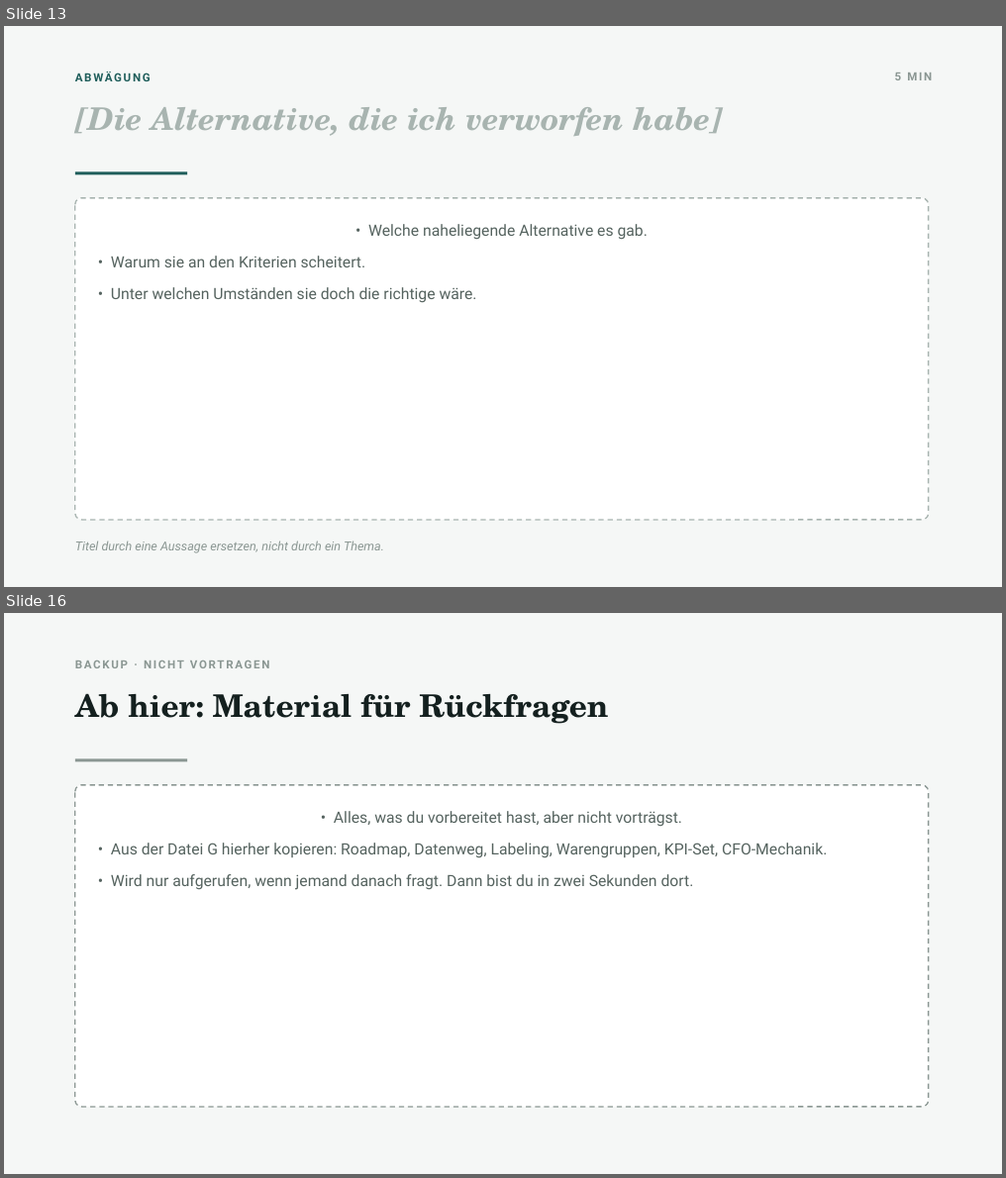
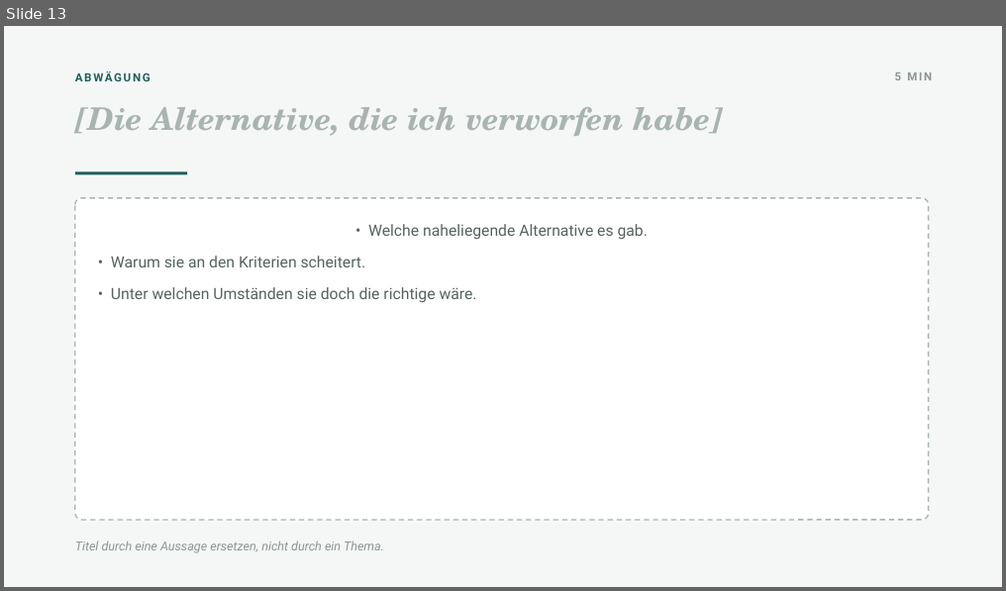
Before and after one commit to eugnmueller-87/PROCUREMENT, a slide deck: templates/case-study-blueprint.pptx. Shown one above the other, each under a label of ours: slides 13 and 16 before the commit, slide 13 after it; the slides between them are not shown. The pictures are 1006x1178 and 1006x591 pixels, drawn with LibreOffice and Linux fonts; fonts in the diff are those of the drawing. Boxes give left, top, right and bottom in pixels: in the first picture for what was removed or moved away, otherwise in the second. Text is boxed around its words. In the diff, an @@ line names an element or a change of style, - is before the commit and + after.

```diff
--- a/templates/case-study-blueprint.pptx
+++ b/templates/case-study-blueprint.pptx
@@ slide 16 removed at <box>4,613,1002,1174</box>, background #FFFFFF @@
@@ rectangle removed at <box>4,613,1002,1174</box> @@
@@ text removed at <box>75,661,270,668</box> @@
-BACKUP · NICHT VORTRAGEN
@@ text removed at <box>75,693,608,724</box> @@
-Ab hier: Material für Rückfragen
@@ rectangle removed at <box>75,759,187,761</box> @@
@@ rounded rectangle removed at <box>75,785,929,1107</box> @@
-• Alles, was du vorbereitet hast, aber nicht vorträgst.
-• Aus der Datei G hierher kopieren: Roadmap, Datenweg, Labeling, Warengruppen, KPI-Set, CFO-Mechanik.
-• Wird nur aufgerufen, wenn jemand danach fragt. Dann bist du in zwei Sekunden dort.
```
Also in this commit, not shown: 2 other slides removed.
